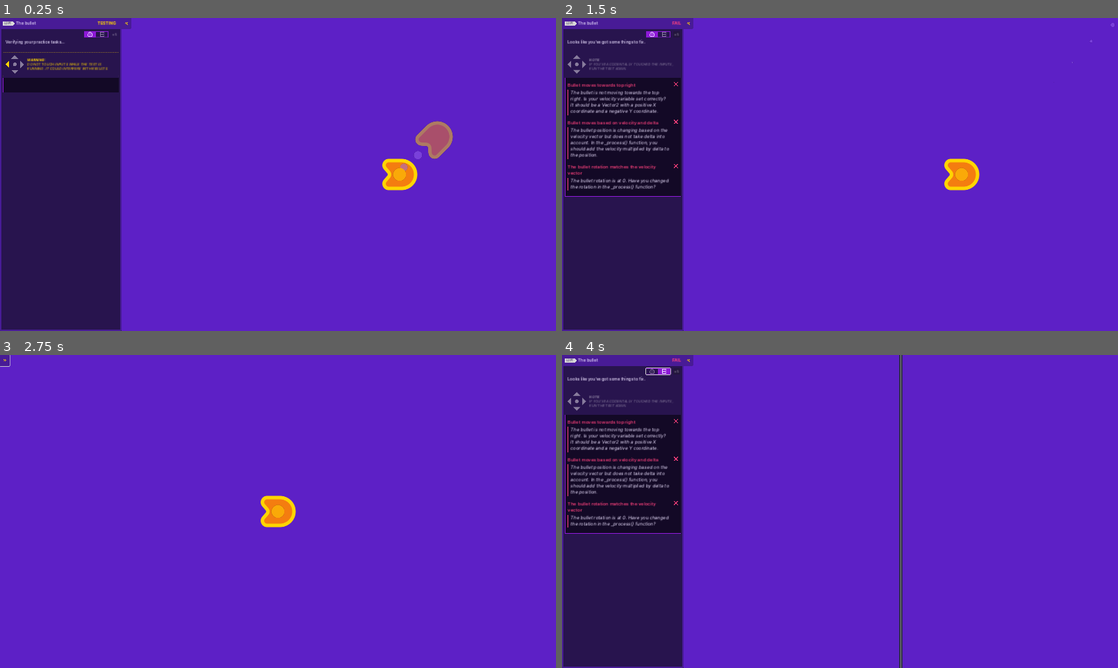
Above: before the commit, frames 1-4 (two rows, left to right).
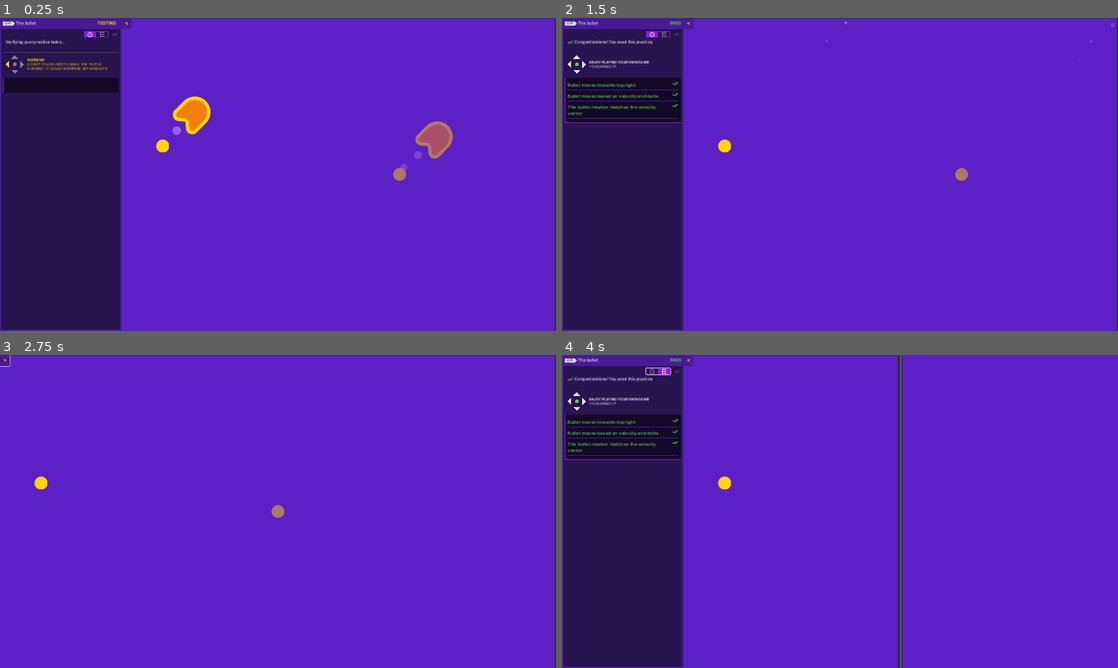
Above: after the commit, the same moments.

Repository: CWong1111/2d-GameDev-Course
Game: Godot game, scene res://practices/L2.P1.bullet/bullet.tscn
Same seed, same stepped clock (60 frames per second), same inputs: the game is played once before the commit and once after it. This scene is started directly instead of the project's main scene.
Inputs (mouse positions are in pixels of both pictures, inside the frame that each line leads up to):
- Up to frame 1 (0.25 s): no input
- Up to frame 2 (1.5 s): hold Right (move_right) 0.53-1.28 s; hold Down (move_down) from 1.28 s (still down)
- Up to frame 3 (2.75 s): release Down (move_down) at 2 s; click (127, 361) at 2 s
- Up to frame 4 (4 s): tap Enter at 2.75 s; hold Right (move_right) 2.78-3.5 s; click (656, 370) at 3.5 s

The runs differ from the first frame. In frame 1, 1.6% of the frame differs, in the area x 23-100%, y 0-100%; in frame 2, 7.1%, in the area x 0-100%, y 0-100%; in frame 3, 1.1%; in frame 4, 6.5%.

Commit message:
Practice 1

Diff:
--- a/04.to_space_and_beyond_workbook/practices/L2.P1.bullet/bullet.gd
+++ b/04.to_space_and_beyond_workbook/practices/L2.P1.bullet/bullet.gd
@@ -1,9 +1,10 @@
 extends Sprite2D
 
 # Change the bullet's velocity to move towards the top right.
-var velocity := Vector2(500, 0)
+var velocity := Vector2(480, -480)
 
 # Complete the process function to make the bullet move based on the velocity
 # vector. Also, rotate the bullet to match the velocity vector's angle.
 func _process(delta: float) -> void:
-	pass
+	position += velocity * delta
+	rotation = velocity.angle()
--- a/04.to_space_and_beyond_workbook/practices/L2.P1.bullet/bullet.tscn
+++ b/04.to_space_and_beyond_workbook/practices/L2.P1.bullet/bullet.tscn
@@ -19,7 +19,7 @@
 scale_curve = SubResource("CurveTexture_wu7u1")
 
 [node name="Sprite2D" type="Sprite2D"]
-position = Vector2(960, 540)
+position = Vector2(128, 450)
 texture = ExtResource("1_rwnj6")
 offset = Vector2(10, 0)
 script = ExtResource("2_371po")
@@ -37,7 +37,7 @@
 [node name="Ellipse" type="Sprite2D" parent="ExtraVisuals"]
 top_level = true
 z_index = -1
-position = Vector2(960, 540)
+position = Vector2(142, 442)
 texture = ExtResource("4_7gjbg")
 
 [node name="ColorRect" type="ColorRect" parent="ExtraVisuals"]
@@ -45,6 +45,10 @@
 anchors_preset = 15
 anchor_right = 1.0
 anchor_bottom = 1.0
+offset_left = -4.0
+offset_top = 2.0
+offset_right = -4.0
+offset_bottom = 2.0
 grow_horizontal = 2
 grow_vertical = 2
 color = Color(0.364706, 0.12549, 0.776471, 1)
